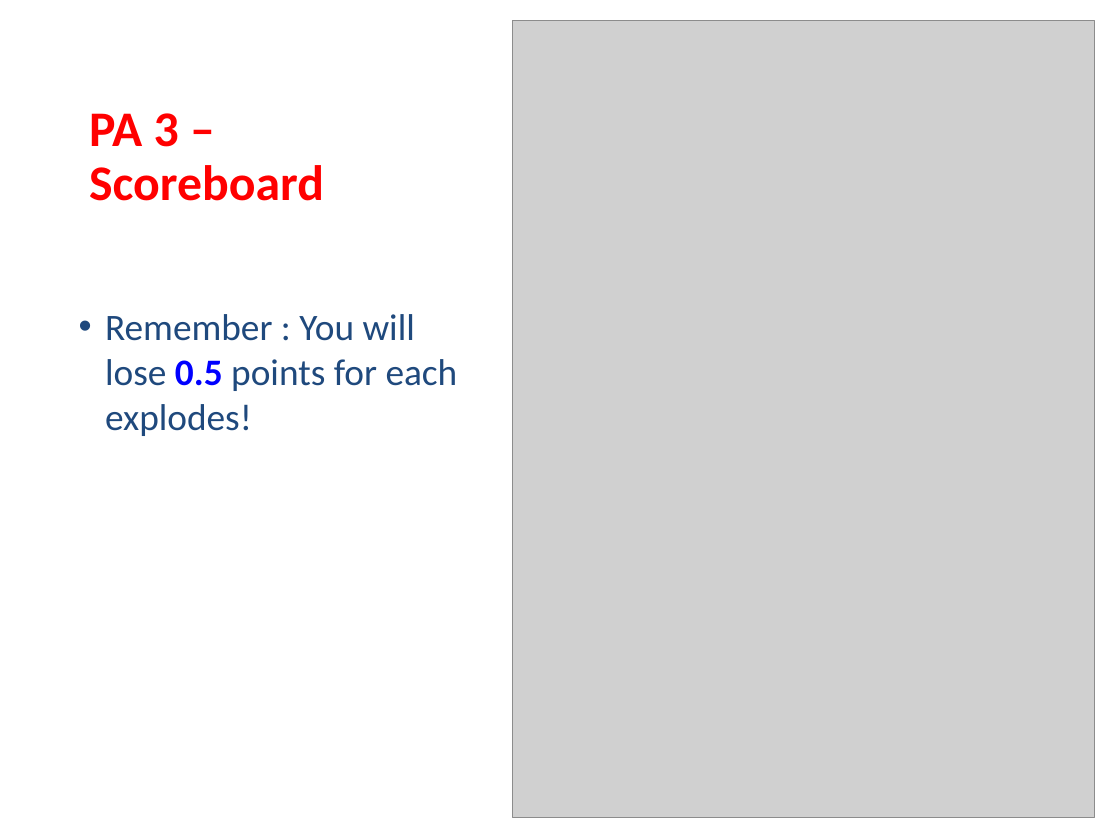
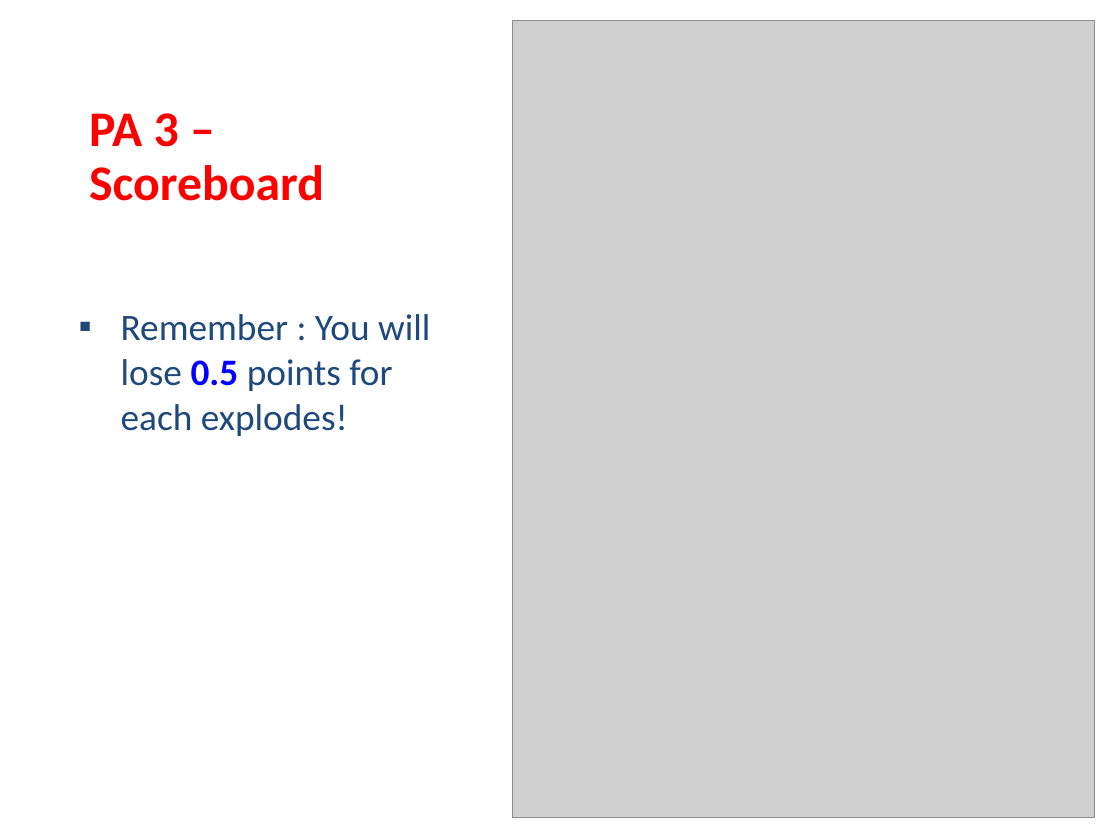
Before and after one commit to USMC1941/CS211-Rutgers, a slide deck: slide 4 of Recitations/Abu Shoeb/7-8 Abu Shoeb.pptx. Drawn at 1120x840 pixels with LibreOffice and Linux fonts; fonts in the diff are those of the drawing; grey boxes stand for pictures. Boxes give left, top, right and bottom in pixels: in the first picture for what was removed or moved away, otherwise in the second. Text is boxed around its words. In the diff, an @@ line names an element or a change of style, - is before the commit and + after.

```diff
--- a/Recitations/Abu Shoeb/7-8 Abu Shoeb.pptx
+++ b/Recitations/Abu Shoeb/7-8 Abu Shoeb.pptx
@@ text "Remember : You will lose ..." at (x1=121, y1=314, x2=430, y2=436): bullet • to ▪ @@
```
Also in this commit, not shown: 21 other slides changed, 9 other files.
